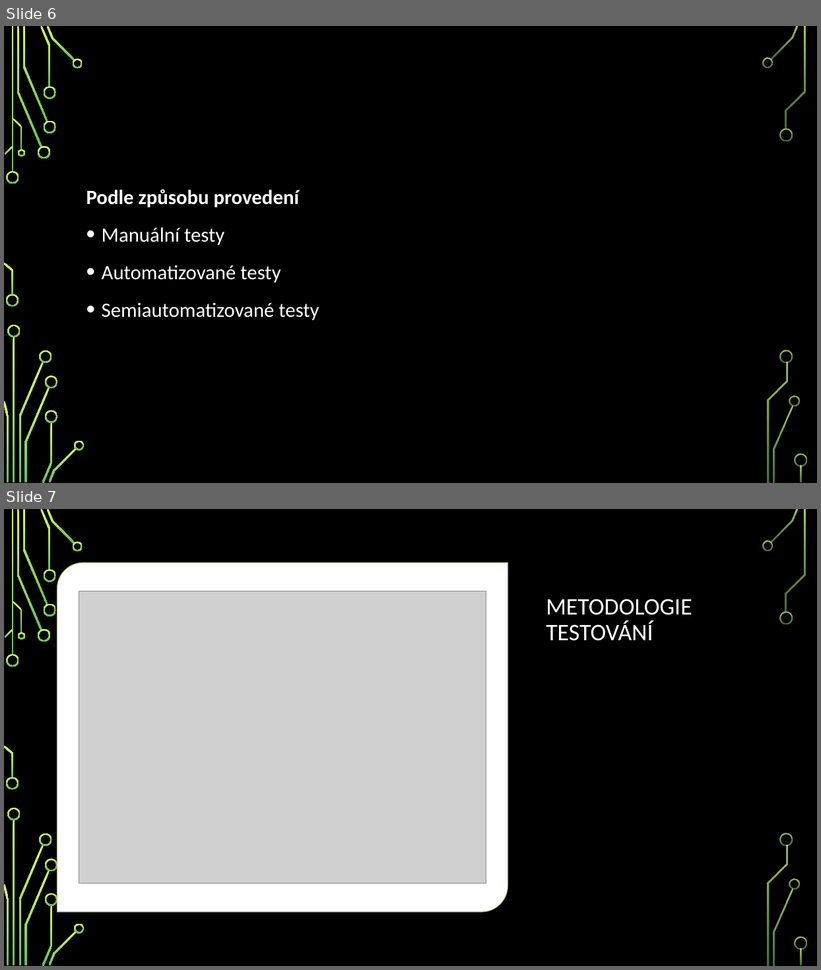
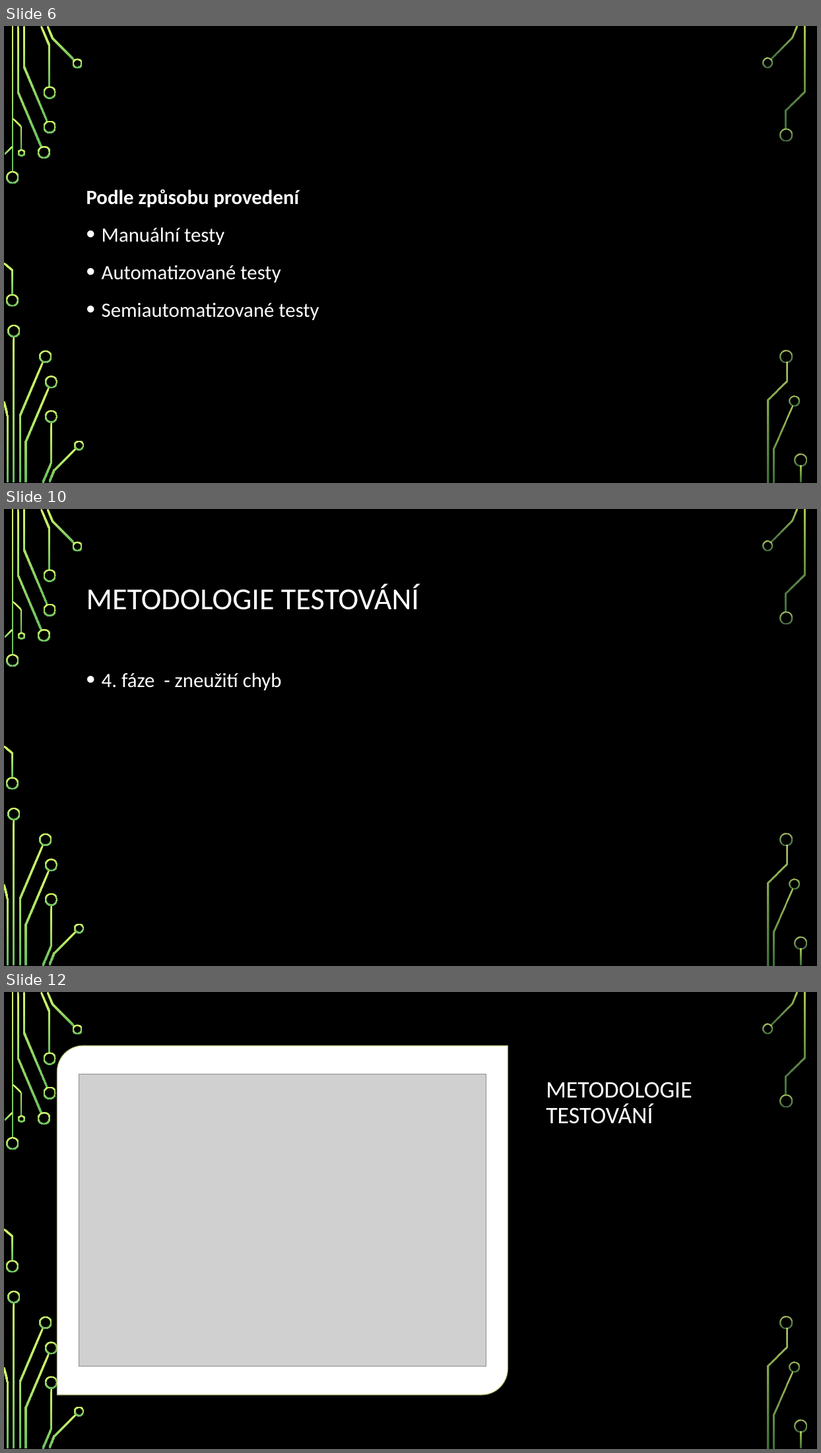
Before and after one commit to OpltFrantisek/BET-Seminarka, a slide deck: in progress/Ověření bezpečnosti.pptx. Shown one above the other, each under a label of ours: slides 6 and 7 before the commit, slides 6, 10 and 12 after it; the slides between them are not shown. The pictures are 821x970 and 821x1453 pixels, drawn with LibreOffice and Linux fonts; fonts in the diff are those of the drawing; grey boxes stand for pictures; background and template pictures are left out. Boxes give left, top, right and bottom in pixels: in the first picture for what was removed or moved away, otherwise in the second. Text is boxed around its words. In the diff, an @@ line names an element or a change of style, - is before the commit and + after.

```diff
--- a/in progress/Ověření bezpečnosti.pptx
+++ b/in progress/Ověření bezpečnosti.pptx
@@ slide 10 added at [4, 509, 817, 966], background picture (left out); not listed: 36 template elements that a slide beside it also shows @@
@@ title added at [86, 584, 419, 610], 36 pt, text #FFFFFF @@
+METODOLOGIE TESTOVÁNÍ
@@ text added at [102, 673, 282, 691], 24 pt, text #FFFFFF @@
+• 4. fáze - zneužití chyb
@@ what was slide 7 is now slide 12 @@
```
Also in this commit, not shown: 1 slide changed, 5 other slides added, 1 slide removed.
